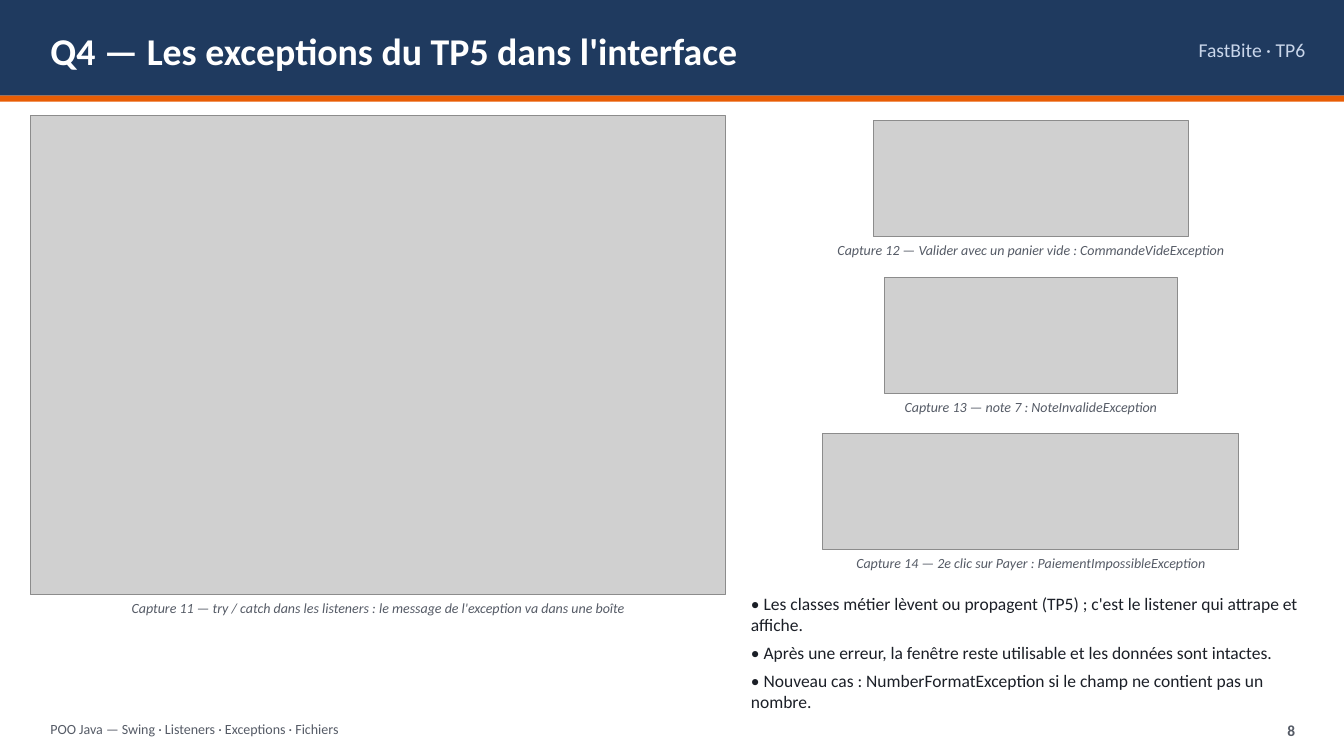
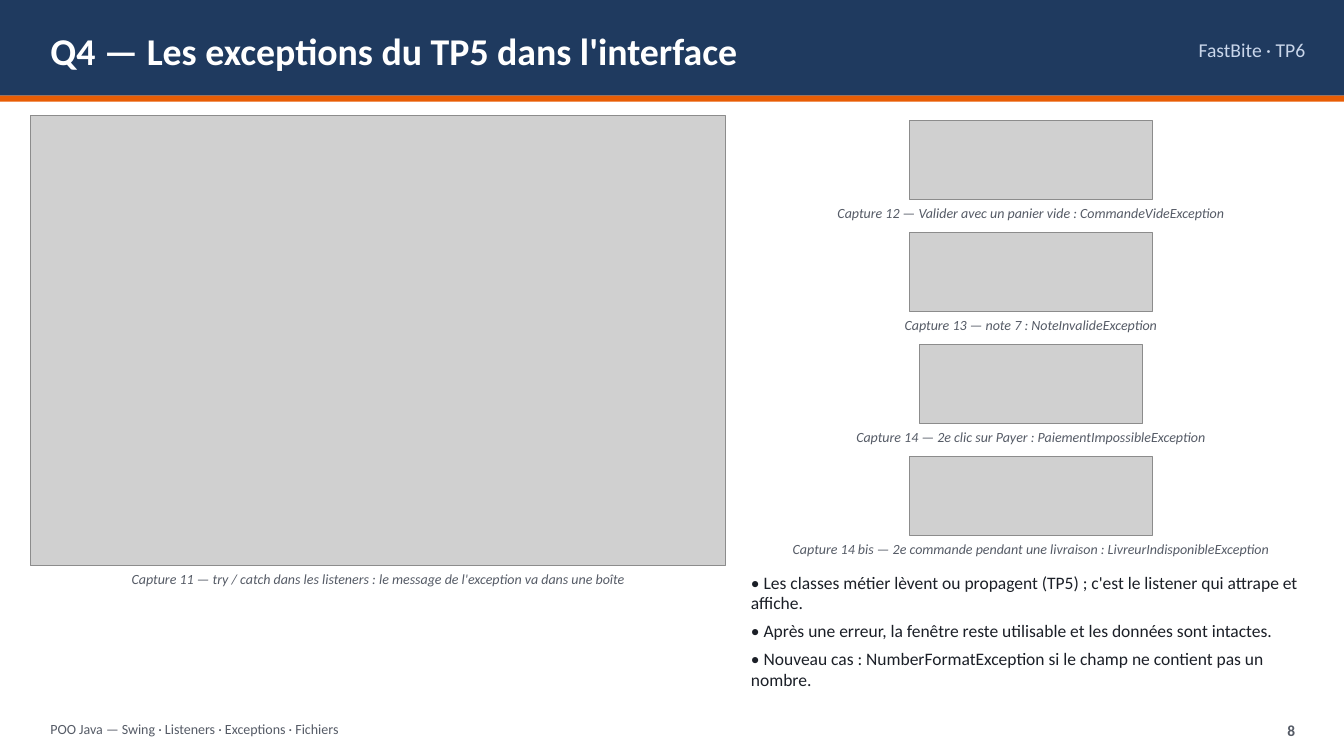
Before and after one commit to lazzrio/tp-info-poov-java, a slide deck: slide 8 of tp6/rendu_tp6/TP6_FastBite_NOM1_NOM2_NOM3.pptx. Drawn at 1344x756 pixels with LibreOffice and Linux fonts; fonts in the diff are those of the drawing; grey boxes stand for pictures. Boxes give left, top, right and bottom in pixels: in the first picture for what was removed or moved away, otherwise in the second. Text is boxed around its words. In the diff, an @@ line names an element or a change of style, - is before the commit and + after.

```diff
--- a/tp6/rendu_tp6/TP6_FastBite_NOM1_NOM2_NOM3.pptx
+++ b/tp6/rendu_tp6/TP6_FastBite_NOM1_NOM2_NOM3.pptx
@@ picture: place and size @@
-picture at <box>30,116,726,595</box>
+picture at <box>30,116,726,566</box>
@@ picture: place and size @@
-picture at <box>873,121,1189,237</box>
+picture at <box>909,121,1152,200</box>
@@ text "Capture 12 — Valider avec ...": place and size @@
-text "Capture 12 — Valider avec ..." at <box>837,245,1224,258</box>
+text "Capture 12 — Valider avec ..." at <box>837,208,1224,221</box>
@@ picture added at <box>909,233,1152,312</box> @@
@@ picture removed at <box>884,277,1178,393</box> @@
@@ text "Capture 13 — note 7 ...": place and size @@
-text "Capture 13 — note 7 ..." at <box>905,402,1157,414</box>
+text "Capture 13 — note 7 ..." at <box>905,320,1157,332</box>
@@ picture added at <box>920,345,1142,423</box> @@
@@ text "Capture 14 — 2e clic ...": place and size @@
-text "Capture 14 — 2e clic ..." at <box>856,558,1206,571</box>
+text "Capture 14 — 2e clic ..." at <box>856,432,1206,445</box>
@@ picture removed at <box>823,434,1239,549</box> @@
@@ picture added at <box>909,457,1152,535</box> @@
@@ text "Capture 11 — try / ...": place and size @@
-text "Capture 11 — try / ..." at <box>132,603,625,616</box>
+text "Capture 11 — try / ..." at <box>132,574,625,587</box>
@@ text "• Les classes métier lèvent ...": place and size @@
-text "• Les classes métier lèvent ..." at <box>751,597,1297,708</box>
+text "• Les classes métier lèvent ..." at <box>751,576,1297,686</box>
@@ text added at <box>793,544,1269,557</box>, 10 pt, text #555B66, italic @@
+Capture 14 bis — 2e commande pendant une livraison : LivreurIndisponibleException
```
Also in this commit, not shown: 7 other slides changed, 40 other files.
